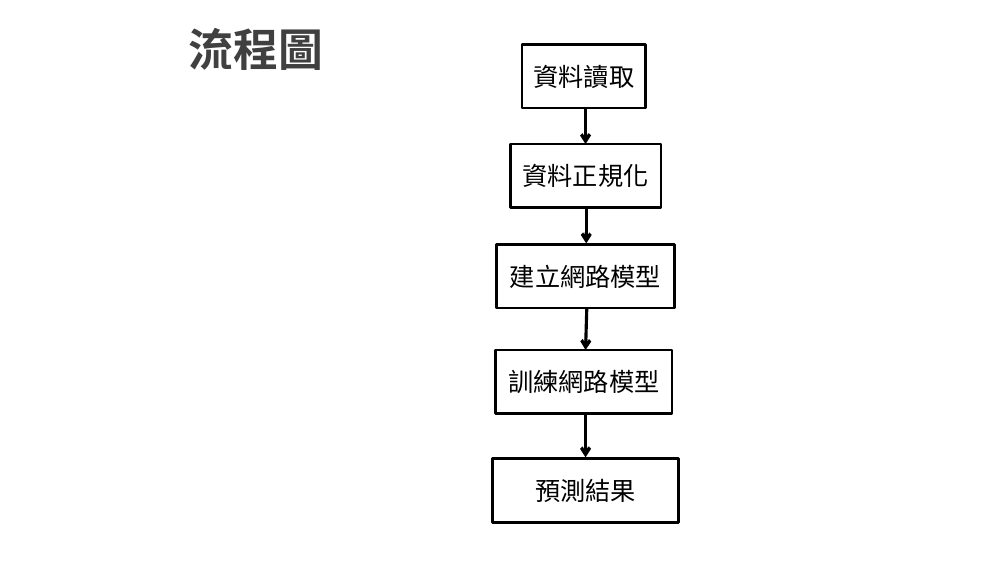
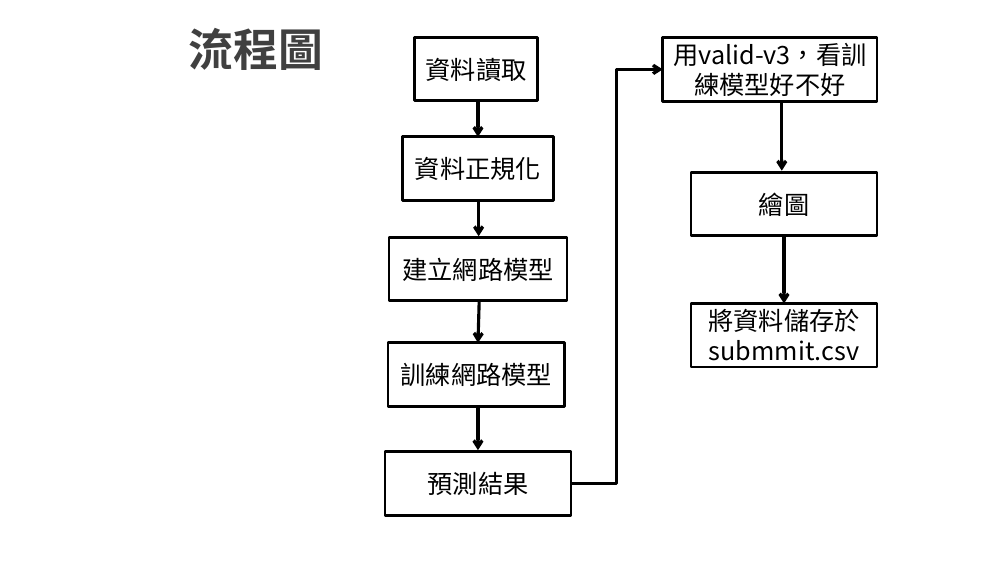
Before and after one commit to 105319015Hong-Yong-Jie/House-Sale-Price-Prediction, a slide deck: slide 4 of ppt.pptx. Drawn at 1008x567 pixels with LibreOffice and Linux fonts; fonts in the diff are those of the drawing; background and template pictures are left out. Boxes give left, top, right and bottom in pixels: in the first picture for what was removed or moved away, otherwise in the second. Text is boxed around its words. In the diff, an @@ line names an element or a change of style, - is before the commit and + after.

```diff
--- a/ppt.pptx
+++ b/ppt.pptx
@@ rectangle added at [662,37,877,101], fill #FFFFFF, outline #000000 2 pt, 18 pt, text #000000 @@
+用valid-v3，看訓練模型好不好
@@ elbow arrow added from (571, 484) to (662, 70), #000000 2.25 pt @@
@@ arrow added from (782, 103) to (782, 170), #000000 2.25 pt @@
@@ rectangle added at [691,172,878,236], fill #FFFFFF, outline #000000 2 pt, 18 pt, text #000000 @@
+繪圖
@@ 5 rectangles, 4 arrows: place and size @@
-5 rectangles, 4 arrows at [493,44,679,522]
+5 rectangles, 4 arrows at [385,37,572,515]
@@ arrow added from (784, 236) to (784, 303), #000000 2.25 pt @@
@@ rectangle added at [691,303,878,367], fill #FFFFFF, outline #000000 2 pt, 18 pt, text #000000 @@
+將資料儲存於
+submmit.csv
```
Also in this commit, not shown: 3 other slides changed, 1 other file.
